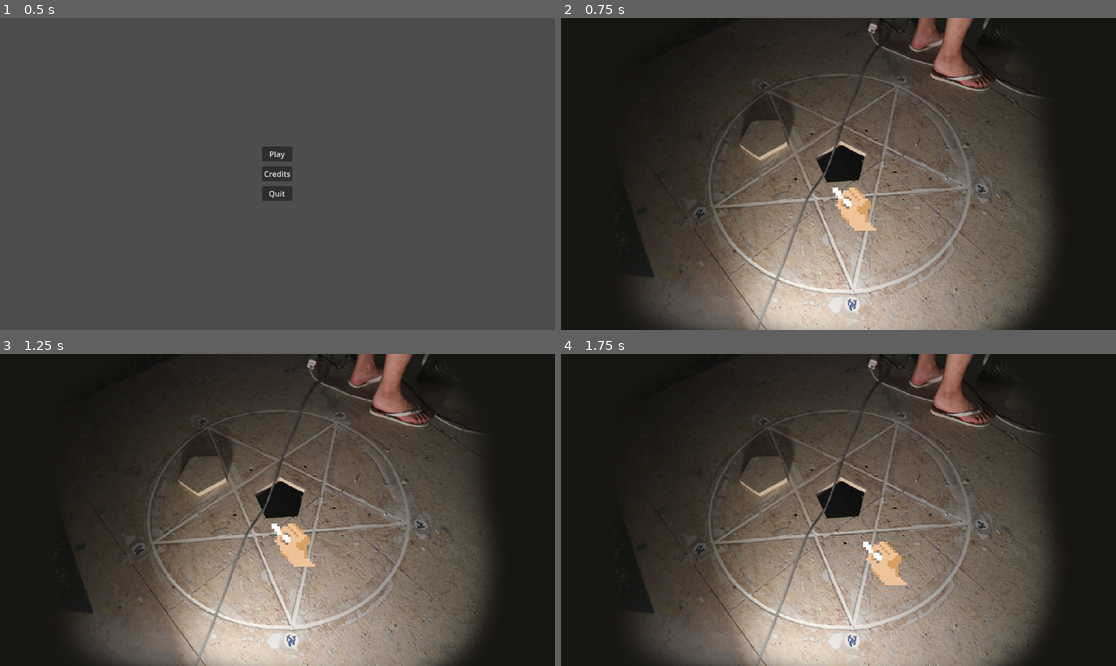
Above: before the commit, frames 1-4 (two rows, left to right).
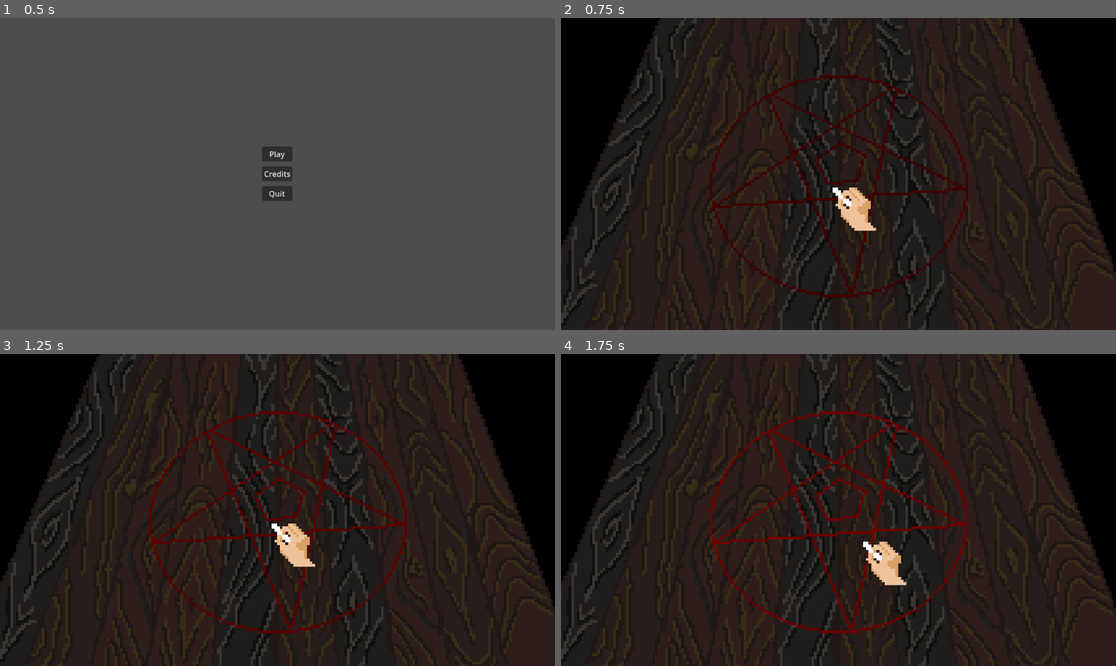
Above: after the commit, the same moments.

Repository: AlxGravel/LudumDare55_2024
Game: Godot game, scene res://UI/MainMenu.tscn
The game is run twice, just before and just after one commit, with the same random seed, the same clock (stepped at 60 frames per second) and the same inputs.
Inputs (mouse positions are in pixels of both pictures, inside the frame that each line leads up to):
- Up to frame 1 (0.5 s): no input
- Up to frame 2 (0.75 s): click "Play" at 0.5 s
- Up to frame 3 (1.25 s): no input
- Up to frame 4 (1.75 s): tap Enter at 1.25 s; move the mouse to (866, 510) at 1.27 s; click (866, 510) at 1.42 s

Frame 1 is identical in both runs. In frame 2, 52% of the frame differs, in the area x 0-100%, y 0-100%; in frame 3, 52%; in frame 4, 53%.

Commit message:
Background

Diff:
--- /dev/null
+++ b/Art/Pentagram.gd
@@ -0,0 +1,11 @@
+extends Sprite2D
+
+var elapsedtime = 0
+
+func _ready():
+	modulate = Color(1,0,0,1)
+
+
+func _process(delta):
+	elapsedtime += delta
+	modulate = Color((sin(elapsedtime)+1)/4,0,0,1)
--- a/MainScene.tscn
+++ b/MainScene.tscn
@@ -1,9 +1,11 @@
-[gd_scene load_steps=5 format=3 uid="uid://ojxmbtcou5rk"]
+[gd_scene load_steps=7 format=3 uid="uid://ojxmbtcou5rk"]
 
 [ext_resource type="PackedScene" uid="uid://c7xhuhadnlplm" path="res://UI/FakeGamePlaceholder.tscn" id="1_17c4p"]
 [ext_resource type="Script" path="res://MainScene.gd" id="2_qk5gl"]
 [ext_resource type="PackedScene" uid="uid://jmmoijqbqke7" path="res://chalk.tscn" id="3_4qgjg"]
-[ext_resource type="Texture2D" uid="uid://nmtmgbdebfvq" path="res://Art/BackgroundPlaceholder.png" id="4_mskxk"]
+[ext_resource type="Texture2D" uid="uid://w13jfg1ee8cu" path="res://Art/Background.png" id="4_yr2vb"]
+[ext_resource type="Texture2D" uid="uid://drmsst85yb0pe" path="res://Art/Pentagram.png" id="5_elon3"]
+[ext_resource type="Script" path="res://Art/Pentagram.gd" id="6_s0scl"]
 
 [node name="Label" instance=ExtResource("1_17c4p")]
 grow_horizontal = 2
@@ -14,6 +16,12 @@
 [node name="Chalk" parent="." index="0" instance=ExtResource("3_4qgjg")]
 
 [node name="Background" type="Sprite2D" parent="." index="1"]
-scale = Vector2(0.9, 0.9)
-texture = ExtResource("4_mskxk")
+scale = Vector2(5.41667, 5.41667)
+texture = ExtResource("4_yr2vb")
 centered = false
+
+[node name="Pentagram" type="Sprite2D" parent="Background" index="0"]
+modulate = Color(0.533333, 0, 0, 1)
+texture = ExtResource("5_elon3")
+centered = false
+script = ExtResource("6_s0scl")
Binary file added: Art/Background.png
Not shown, added: Art/Background.png.import
Binary file added: Art/Pentagram.png
Not shown, added: Art/Pentagram.png.import
